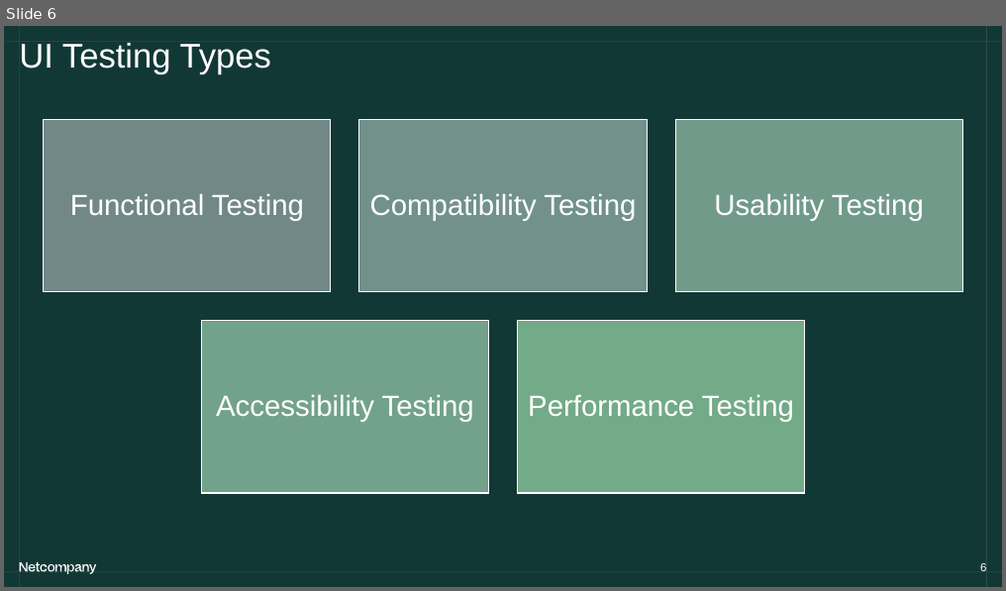
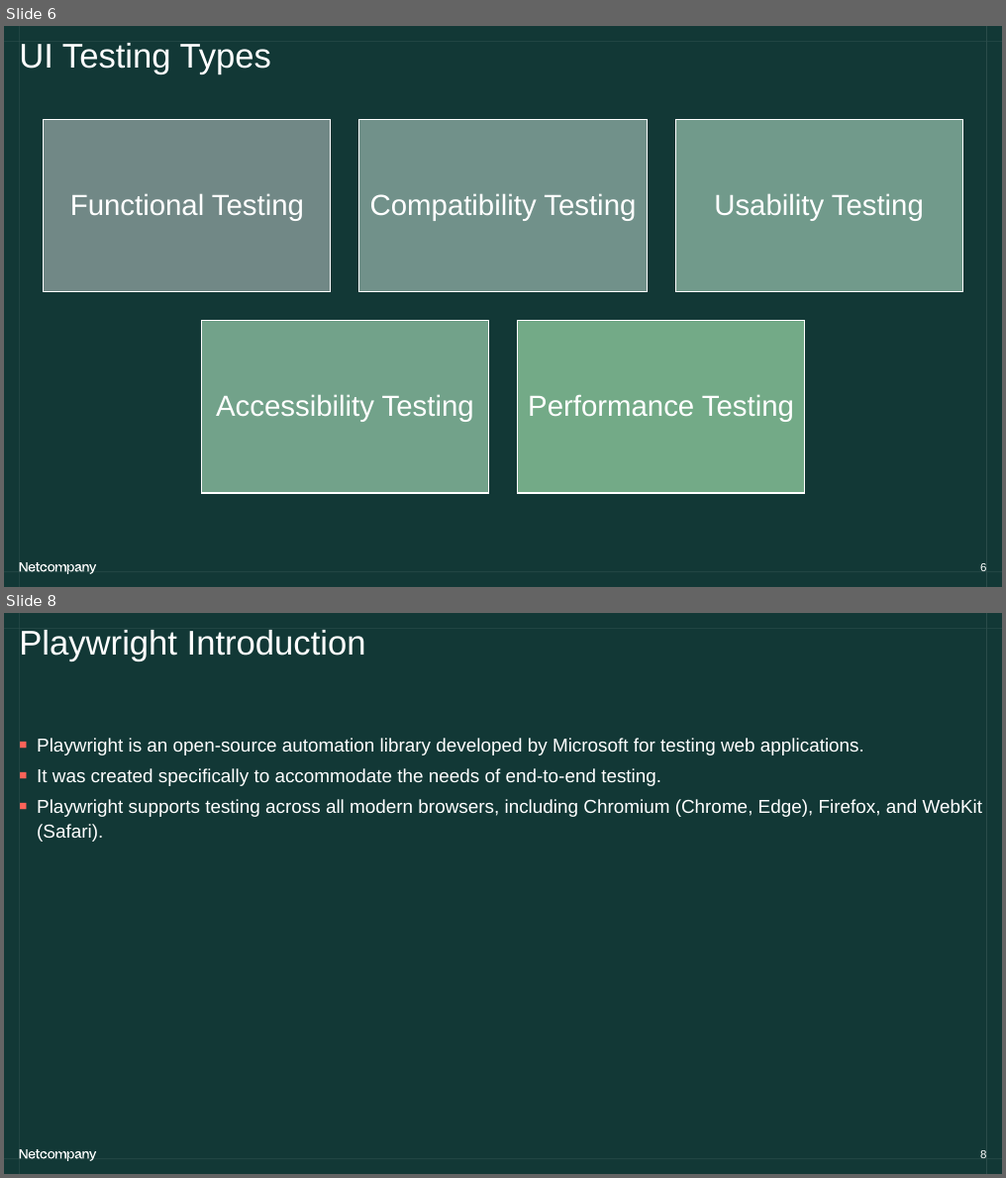
Before and after one commit to NLTTam/coe-ui-test-auto, a slide deck: test_cases/COE_UITest_Playwright.pptx. Shown one above the other, each under a label of ours: slide 6 before the commit, slides 6 and 8 after it; the slides between them are not shown. The pictures are 1006x591 and 1006x1178 pixels, drawn with LibreOffice and Linux fonts; fonts in the diff are those of the drawing. Boxes give left, top, right and bottom in pixels: in the first picture for what was removed or moved away, otherwise in the second. Text is boxed around its words. In the diff, an @@ line names an element or a change of style, - is before the commit and + after.

```diff
--- a/test_cases/COE_UITest_Playwright.pptx
+++ b/test_cases/COE_UITest_Playwright.pptx
@@ slide 8 added at bbox=[4, 613, 1002, 1174], background #141E1E; not listed: 4 template elements that a slide beside it also shows @@
@@ title added at bbox=[19, 630, 366, 662], 33 pt, text #FFFFFF @@
+Playwright Introduction
@@ text added at bbox=[37, 738, 983, 842], 18 pt, text #FFFFFF @@
+■ Playwright is an open-source automation library developed by Microsoft for testing web applications.
+■ It was created specifically to accommodate the needs of end-to-end testing.
+■ Playwright supports testing across all modern browsers, including Chromium (Chrome, Edge), Firefox, and WebKit (Safari).
@@ page number added at bbox=[980, 1151, 986, 1158], 11 pt, text #FFFFFF @@
+8
```
Also in this commit, not shown: 5 slides changed, 2 other slides added, 1 slide removed.
